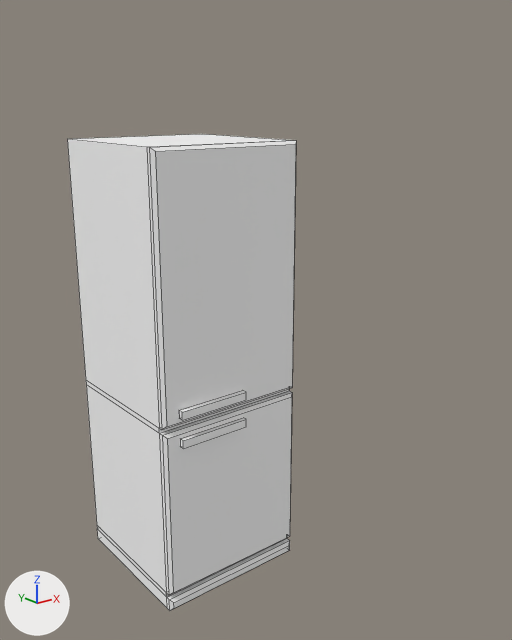
The FBX model Assets/Models/Interior/Fridge_v01.fbx: old version first, new version second.
The view is the same before and after, from a camera (50 mm lens) standing at (-0.4, -2.53, 1.84) and looking at (1.38, -0.3, 0.95). The axes (+X, +Y, +Z) are drawn at lower left. The lights are the same throughout. Mesh edges are drawn as thin lines. Where no turn or scale is listed for an object, it has been applied to the vertices.

Objects in the first picture: 'Fridge', 'FridgeHandle'.
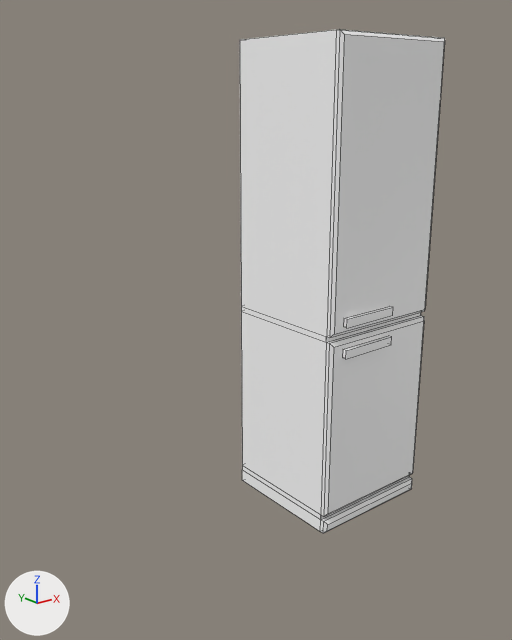
Pixel boxes [x1, y1, x2, y2] of what changed, in the pictures (512 x 640 px):
'Fridge', mesh rescaled, moved (10% narrower): before [67, 134, 296, 611]; after [240, 30, 445, 533]
'FridgeHandle', moved: before [179, 391, 246, 449]; after [342, 306, 393, 359]

The change in detail:
me_mesh has 56 vertices, 46 faces and spans x -0.3..0.3, y -0.6..0.0, z 0.0..1.7.
me_mesh is used by ob_fridge; location (1.038, 0.0, 0.0).
me_mesh part 1: the whole mesh is scaled about the mesh origin by (1, 1, 1.22).
Object 'Fridge' (ob_fridge) moves from (1.038, 0.0, 0.0) to (1.836, 0.0, 0.0).
Object 'FridgeHandle' (ob_fridgehandle) moves from (0.943, -0.6, 0.74) to (1.741, -0.6, 0.904).
